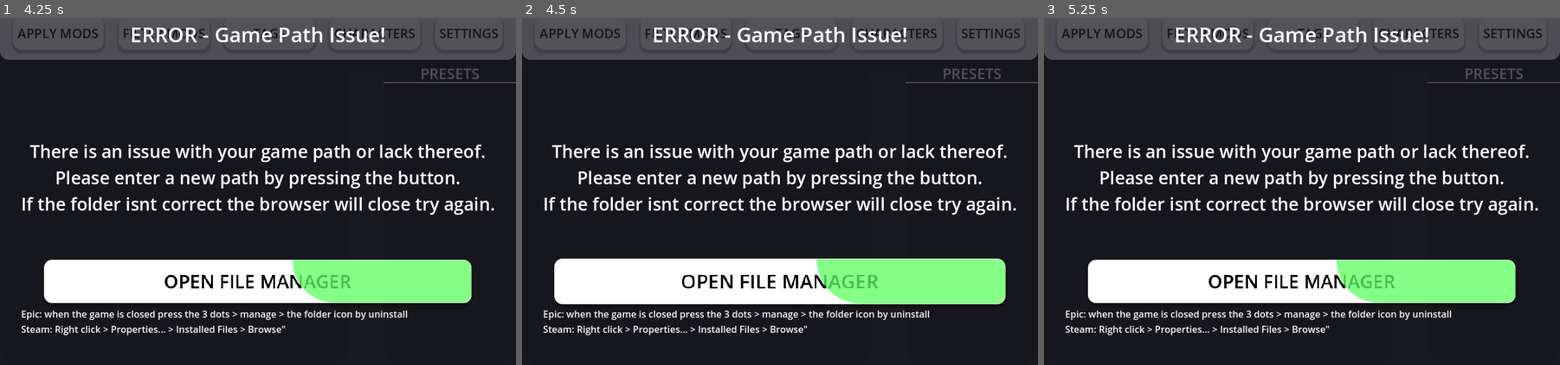
Above: before the commit, frames 1-3 (left to right).
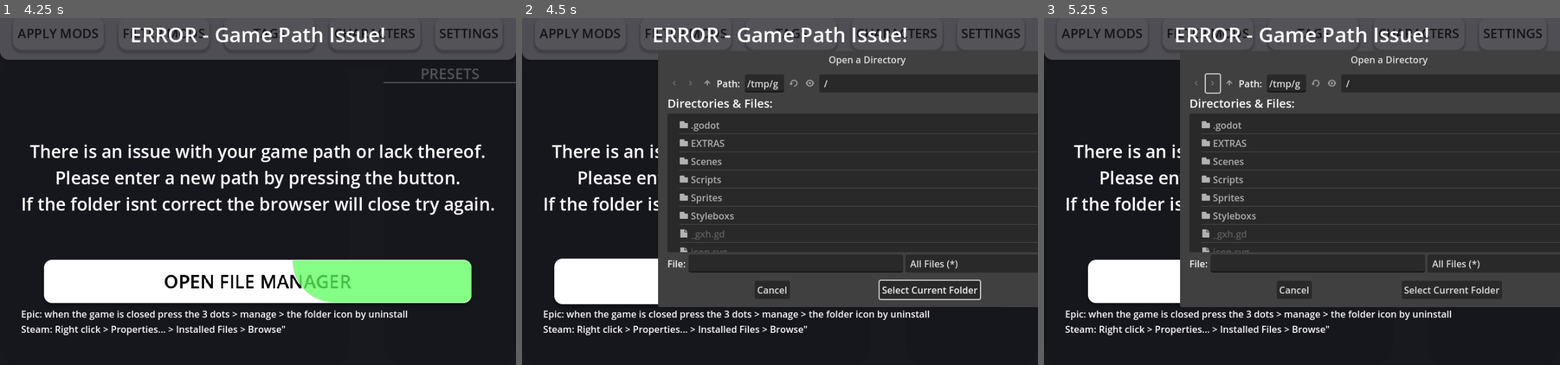
Above: after the commit, the same moments.

Repository: AaaaaaICO/DUMH-Mod-Manager
Game: Godot game, scene res://Scenes/Main_Window/Main_Window.tscn
Same seed, same stepped clock (60 frames per second), same inputs: the game is played once before the commit and once after it.
Inputs (mouse positions are in pixels of both pictures, inside the frame that each line leads up to):
- Up to frame 1 (4.25 s): click "APPLY MODS" at 0.5 s; click "FILTER MODS" at 1.25 s; click "TAGS" at 2 s; click "CHARACTERS" at 2.75 s; click "SETTINGS" at 3.5 s
- Up to frame 2 (4.5 s): click "OPEN FILE MANAGER" at 4.25 s
- Up to frame 3 (5.25 s): click (1214, 83) at 5.02 s

Frame 1 is identical in both runs. In frame 2, 25% of the frame differs, in the area x 26-100%, y 10-84%; in frame 3, 25%.

Commit message:
Save pre bugfix

Diff:
--- a/Scenes/Main_Window/Main_Window.tscn
+++ b/Scenes/Main_Window/Main_Window.tscn
@@ -65,47 +65,6 @@
 "ANIM_OUT": SubResource("Animation_movf7"),
 "RESET": SubResource("Animation_4bkwn")
 }
-
-[sub_resource type="StyleBoxFlat" id="StyleBoxFlat_18x7u"]
-bg_color = Color(0.921569, 0.921569, 0.921569, 1)
-corner_radius_bottom_right = 15
-corner_radius_bottom_left = 15
-corner_detail = 20
-shadow_color = Color(0, 0, 0, 0.52549)
-shadow_size = 20
-
-[sub_resource type="StyleBoxEmpty" id="StyleBoxEmpty_ptvfp"]
-
-[sub_resource type="StyleBoxFlat" id="StyleBoxFlat_urx50"]
-bg_color = Color(1, 1, 1, 1)
-corner_radius_top_left = 15
-corner_radius_top_right = 15
-corner_radius_bottom_right = 15
-corner_radius_bottom_left = 15
-corner_detail = 20
-shadow_color = Color(0, 0, 0, 0.25)
-shadow_size = 4
-shadow_offset = Vector2(0, 4)
-
-[sub_resource type="StyleBoxFlat" id="StyleBoxFlat_dpey3"]
-bg_color = Color(0.0470588, 0.0470588, 0.0666667, 1)
-corner_radius_top_left = 35
-corner_radius_top_right = 35
-corner_radius_bottom_right = 35
-corner_radius_bottom_left = 35
-corner_detail = 20
-
-[sub_resource type="StyleBoxFlat" id="StyleBoxFlat_ndbeu"]
-bg_color = Color(0.0470588, 0.0470588, 0.0666667, 1)
-corner_radius_top_left = 35
-corner_radius_top_right = 35
-corner_radius_bottom_right = 35
-corner_radius_bottom_left = 35
-corner_detail = 20
-
-[sub_resource type="StyleBoxLine" id="StyleBoxLine_fhw5r"]
-color = Color(1, 1, 1, 1)
-thickness = 2
 
 [sub_resource type="StyleBoxFlat" id="StyleBoxFlat_sfegm"]
 bg_color = Color(0.921569, 0.921569, 0.921569, 1)
@@ -342,211 +301,12 @@
 [node name="FileDialog" type="FileDialog" parent="Popups"]
 title = "Open a Directory"
 initial_position = 1
-size = Vector2i(896, 671)
+size = Vector2i(400, 400)
 ok_button_text = "Select Current Folder"
 dialog_close_on_escape = false
 file_mode = 2
 access = 2
 show_hidden_files = true
-use_native_dialog = true
-
-[node name="VBC MAIN" type="VBoxContainer" parent="Popups/FileDialog"]
-anchors_preset = 15
-anchor_right = 1.0
-anchor_bottom = 1.0
-offset_left = 8.0
-offset_top = 8.0
-offset_right = -8.0
-offset_bottom = -49.0
-grow_horizontal = 2
-grow_vertical = 2
-
-[node name="PC_Header" type="PanelContainer" parent="Popups/FileDialog/VBC MAIN"]
-custom_minimum_size = Vector2(0, 90)
-layout_mode = 2
-size_flags_vertical = 0
-theme_override_styles/panel = SubResource("StyleBoxFlat_18x7u")
-
-[node name="MarginContainer" type="MarginContainer" parent="Popups/FileDialog/VBC MAIN/PC_Header"]
-layout_mode = 2
-theme_override_constants/margin_left = 8
-theme_override_constants/margin_right = 8
-
-[node name="HBoxContainer" type="HBoxContainer" parent="Popups/FileDialog/VBC MAIN/PC_Header/MarginContainer"]
-layout_mode = 2
-theme_override_constants/separation = 25
-alignment = 1
-
-[node name="BTN_APPLY_MODS" type="Button" parent="Popups/FileDialog/VBC MAIN/PC_Header/MarginContainer/HBoxContainer"]
-custom_minimum_size = Vector2(155, 57)
-layout_mode = 2
-size_flags_vertical = 4
-theme_override_colors/font_disabled_color = Color(0, 0, 0, 1)
-theme_override_colors/font_hover_pressed_color = Color(0, 0, 0, 1)
-theme_override_colors/font_hover_color = Color(0, 0, 0, 1)
-theme_override_colors/font_pressed_color = Color(0, 0, 0, 1)
-theme_override_colors/font_focus_color = Color(0, 0, 0, 1)
-theme_override_colors/font_color = Color(0, 0, 0, 1)
-theme_override_colors/font_outline_color = Color(0, 0, 0, 1)
-theme_override_font_sizes/font_size = 22
-theme_override_styles/focus = SubResource("StyleBoxEmpty_ptvfp")
-theme_override_styles/hover = ExtResource("2_2qig7")
-theme_override_styles/pressed = ExtResource("3_xmw14")
-theme_override_styles/normal = SubResource("StyleBoxFlat_urx50")
-text = "APPLY MODS"
-
-[node name="BTN_FILTER_MODS" type="Button" parent="Popups/FileDialog/VBC MAIN/PC_Header/MarginContainer/HBoxContainer"]
-custom_minimum_size = Vector2(155, 57)
-layout_mode = 2
-size_flags_vertical = 4
-theme_override_colors/font_disabled_color = Color(0, 0, 0, 1)
-theme_override_colors/font_hover_pressed_color = Color(0, 0, 0, 1)
-theme_override_colors/font_hover_color = Color(0, 0, 0, 1)
-theme_override_colors/font_pressed_color = Color(0, 0, 0, 1)
-theme_override_colors/font_focus_color = Color(0, 0, 0, 1)
-theme_override_colors/font_color = Color(0, 0, 0, 1)
-theme_override_colors/font_outline_color = Color(0, 0, 0, 1)
-theme_override_font_sizes/font_size = 22
-theme_override_styles/focus = SubResource("StyleBoxEmpty_ptvfp")
-theme_override_styles/hover = ExtResource("2_2qig7")
-theme_override_styles/pressed = ExtResource("3_xmw14")
-theme_override_styles/normal = SubResource("StyleBoxFlat_urx50")
-text = "FILTER MODS"
-
-[node name="BTN_TAGS" type="Button" parent="Popups/FileDialog/VBC MAIN/PC_Header/MarginContainer/HBoxContainer"]
-custom_minimum_size = Vector2(155, 57)
-layout_mode = 2
-size_flags_vertical = 4
-theme_override_colors/font_disabled_color = Color(0, 0, 0, 1)
-theme_override_colors/font_hover_pressed_color = Color(0, 0, 0, 1)
-theme_override_colors/font_hover_color = Color(0, 0, 0, 1)
-theme_override_colors/font_pressed_color = Color(0, 0, 0, 1)
-theme_override_colors/font_focus_color = Color(0, 0, 0, 1)
-theme_override_colors/font_color = Color(0, 0, 0, 1)
-theme_override_colors/font_outline_color = Color(0, 0, 0, 1)
-theme_override_font_sizes/font_size = 22
-theme_override_styles/focus = SubResource("StyleBoxEmpty_ptvfp")
-theme_override_styles/hover = ExtResource("2_2qig7")
-theme_override_styles/pressed = ExtResource("3_xmw14")
-theme_override_styles/normal = SubResource("StyleBoxFlat_urx50")
-text = "TAGS"
-
-[node name="BTN_CHARACTERS" type="Button" parent="Popups/FileDialog/VBC MAIN/PC_Header/MarginContainer/HBoxContainer"]
-custom_minimum_size = Vector2(155, 57)
-layout_mode = 2
-size_flags_vertical = 4
-theme_override_colors/font_disabled_color = Color(0, 0, 0, 1)
-theme_override_colors/font_hover_pressed_color = Color(0, 0, 0, 1)
-theme_override_colors/font_hover_color = Color(0, 0, 0, 1)
-theme_override_colors/font_pressed_color = Color(0, 0, 0, 1)
-theme_override_colors/font_focus_color = Color(0, 0, 0, 1)
-theme_override_colors/font_color = Color(0, 0, 0, 1)
-theme_override_colors/font_outline_color = Color(0, 0, 0, 1)
-theme_override_font_sizes/font_size = 22
-theme_override_styles/focus = SubResource("StyleBoxEmpty_ptvfp")
-theme_override_styles/hover = ExtResource("2_2qig7")
-theme_override_styles/pressed = ExtResource("3_xmw14")
-theme_override_styles/normal = SubResource("StyleBoxFlat_urx50")
-text = "CHARACTERS"
-
-[node name="BTN_SETTINGS" type="Button" parent="Popups/FileDialog/VBC MAIN/PC_Header/MarginContainer/HBoxContainer"]
-custom_minimum_size = Vector2(115, 57)
-layout_mode = 2
-size_flags_vertical = 4
-theme_override_colors/font_disabled_color = Color(0, 0, 0, 1)
-theme_override_colors/font_hover_pressed_color = Color(0, 0, 0, 1)
-theme_override_colors/font_hover_color = Color(0, 0, 0, 1)
-theme_override_colors/font_pressed_color = Color(0, 0, 0, 1)
-theme_override_colors/font_focus_color = Color(0, 0, 0, 1)
-theme_override_colors/font_color = Color(0, 0, 0, 1)
-theme_override_colors/font_outline_color = Color(0, 0, 0, 1)
-theme_override_font_sizes/font_size = 22
-theme_override_styles/focus = SubResource("StyleBoxEmpty_ptvfp")
-theme_override_styles/hover = ExtResource("2_2qig7")
-theme_override_styles/pressed = ExtResource("3_xmw14")
-theme_override_styles/normal = SubResource("StyleBoxFlat_urx50")
-text = "SETTINGS"
-
-[node name="HBoxContainer" type="HBoxContainer" parent="Popups/FileDialog/VBC MAIN"]
-custom_minimum_size = Vector2(880, 520)
-layout_mode = 2
-theme_override_constants/separation = 60
-
-[node name="PNL_MODS_LIST" type="Panel" parent="Popups/FileDialog/VBC MAIN/HBoxContainer"]
-custom_minimum_size = Vector2(595, 520)
-layout_mode = 2
-size_flags_horizontal = 0
-size_flags_vertical = 4
-theme_override_styles/panel = SubResource("StyleBoxFlat_dpey3")
-
-[node name="MC_MODS_LIST" type="MarginContainer" parent="Popups/FileDialog/VBC MAIN/HBoxContainer/PNL_MODS_LIST"]
-layout_mode = 1
-anchors_preset = 15
-anchor_right = 1.0
-anchor_bottom = 1.0
-grow_horizontal = 2
-grow_vertical = 2
-theme_override_constants/margin_left = 20
-theme_override_constants/margin_top = 8
-theme_override_constants/margin_right = 20
-theme_override_constants/margin_bottom = 8
-metadata/_edit_use_anchors_ = true
-
-[node name="SC_MODS_LIST" type="ScrollContainer" parent="Popups/FileDialog/VBC MAIN/HBoxContainer/PNL_MODS_LIST/MC_MODS_LIST"]
-layout_mode = 2
-
-[node name="VBC_MODS_LIST" type="VBoxContainer" parent="Popups/FileDialog/VBC MAIN/HBoxContainer/PNL_MODS_LIST/MC_MODS_LIST/SC_MODS_LIST"]
-layout_mode = 2
-theme_override_constants/separation = 8
-
-[node name="Panel" type="Panel" parent="Popups/FileDialog/VBC MAIN/HBoxContainer"]
-layout_mode = 2
-size_flags_horizontal = 3
-theme_override_styles/panel = SubResource("StyleBoxFlat_ndbeu")
-
-[node name="LBL" type="Label" parent="Popups/FileDialog/VBC MAIN/HBoxContainer/Panel"]
-layout_mode = 1
-anchors_preset = -1
-anchor_top = 0.004
-anchor_right = 1.0
-anchor_bottom = 0.083
-offset_top = -0.0800002
-offset_bottom = -0.160004
-grow_horizontal = 2
-grow_vertical = 2
-theme_override_font_sizes/font_size = 25
-text = "PRESETS"
-horizontal_alignment = 1
-
-[node name="HSeparator" type="HSeparator" parent="Popups/FileDialog/VBC MAIN/HBoxContainer/Panel"]
-layout_mode = 1
-anchors_preset = 10
-anchor_right = 1.0
-offset_bottom = 70.0
-grow_horizontal = 2
-theme_override_styles/separator = SubResource("StyleBoxLine_fhw5r")
-
-[node name="MarginContainer" type="MarginContainer" parent="Popups/FileDialog/VBC MAIN/HBoxContainer/Panel"]
-layout_mode = 1
-anchors_preset = -1
-anchor_right = 1.0
-anchor_bottom = 0.996
-offset_top = 35.0
-offset_bottom = 0.0799561
-grow_horizontal = 2
-grow_vertical = 2
-theme_override_constants/margin_left = 20
-theme_override_constants/margin_top = 8
-theme_override_constants/margin_right = 20
-theme_override_constants/margin_bottom = 8
-
-[node name="ScrollContainer" type="ScrollContainer" parent="Popups/FileDialog/VBC MAIN/HBoxContainer/Panel/MarginContainer"]
-layout_mode = 2
-
-[node name="VBoxContainer" type="VBoxContainer" parent="Popups/FileDialog/VBC MAIN/HBoxContainer/Panel/MarginContainer/ScrollContainer"]
-layout_mode = 2
-size_flags_horizontal = 3
-size_flags_vertical = 3
 
 [node name="VBC MAIN" type="VBoxContainer" parent="."]
 layout_mode = 1
--- a/Scenes/Main_Window/Main_Window_Controller.gd
+++ b/Scenes/Main_Window/Main_Window_Controller.gd
@@ -117,7 +117,7 @@
 		else: CHECK_SAVED_GAME_PATH()
 func CHECK_SAVED_GAME_PATH():
 	var GAME_PATH_CORRECT = func (PATH):
-		if(DirAccess.dir_exists_absolute(PATH + r"\RED") and DirAccess.dir_exists_absolute(PATH + r"\ENGINE")):
+		if(DirAccess.dir_exists_absolute(PATH + r"/RED") and DirAccess.dir_exists_absolute(PATH + r"/ENGINE")):
 			return true
 		else:
 			return false
@@ -142,10 +142,10 @@
 			INPUTBLOCKER.visible = true
 			INPUTBLOCKER_GET_GAME_PATH.visible = true
 		var DIR_SELECTED = await FILEDIALOG.dir_selected
+		print(DIR_SELECTED)
 		if(GAME_PATH_CORRECT.call(DIR_SELECTED) != true):
 			return false
 		else:
-			print("Valid Save Path")
 			Global.SAVE_DATA["GAME_PATH"] = DIR_SELECTED
 			await CHANGE_DISPLAYED_WINDOW([INPUTBLOCKER, INPUTBLOCKER_GET_GAME_PATH], [INPUTBLOCKER, INPUTBLOCKER_GET_MODS_PATH])
 			return true
Not shown: 1 places in Scenes/Main_Window/Main_Window.tscn that only renumber resources
Not shown, added: EXTRAS/EXPORTS/Linux/DUMH (Mod Helper).sh
Not shown, added: EXTRAS/EXPORTS/Linux/DUMH (Mod Helper).x86_64
